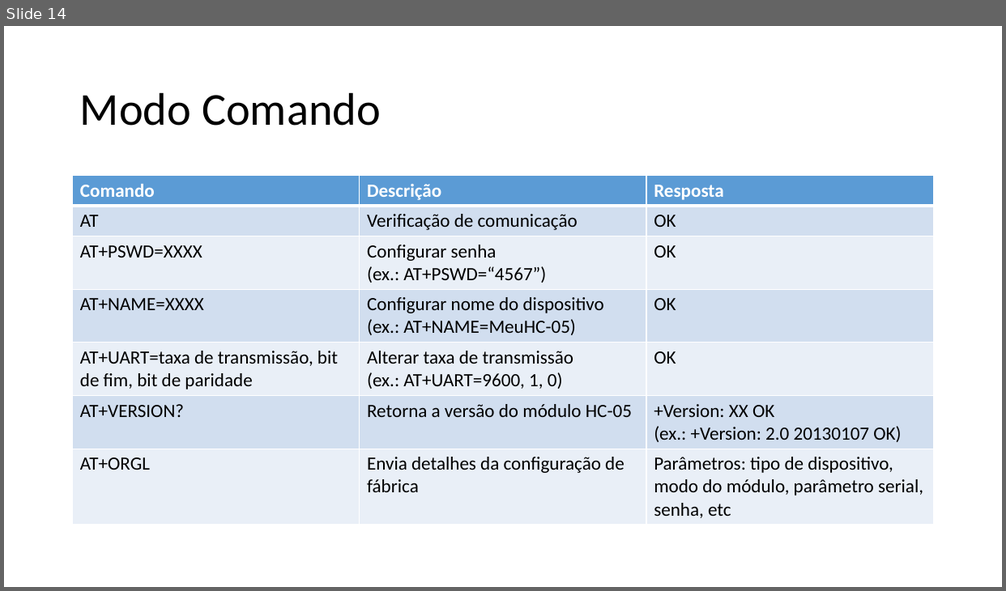
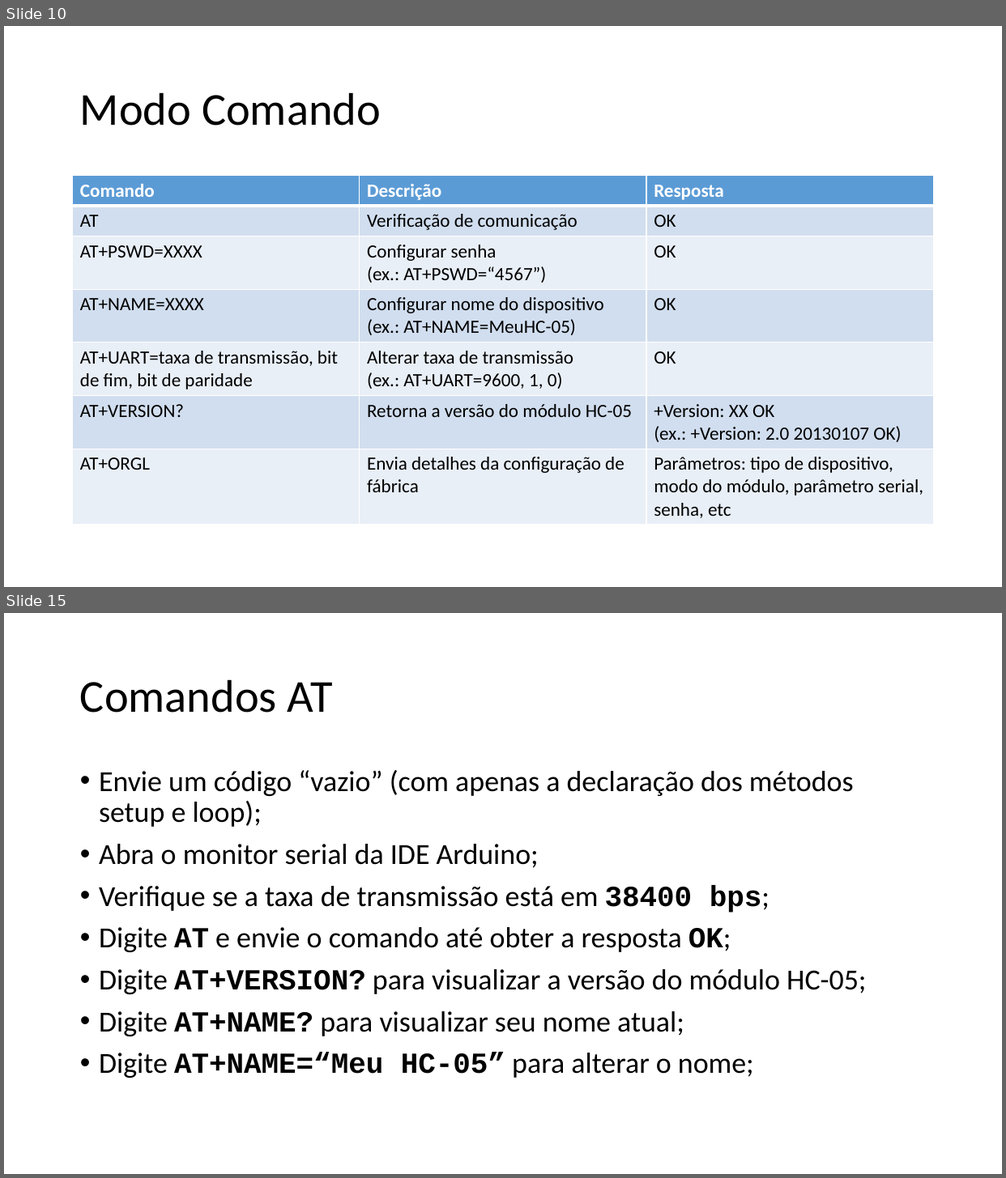
Before and after one commit to salmo-jr/public-slides, a slide deck: arduino-bluetooth.pptx. Shown one above the other, each under a label of ours: slide 14 before the commit, slides 10 and 15 after it; the slides between them are not shown. The pictures are 1006x591 and 1006x1178 pixels, drawn with LibreOffice and Linux fonts; fonts in the diff are those of the drawing. Boxes give left, top, right and bottom in pixels: in the first picture for what was removed or moved away, otherwise in the second. Text is boxed around its words. In the diff, an @@ line names an element or a change of style, - is before the commit and + after.

```diff
--- a/arduino-bluetooth.pptx
+++ b/arduino-bluetooth.pptx
@@ slide 15 added at (4, 613, 1002, 1174), background #FFFFFF @@
@@ title added at (80, 679, 333, 713), 44 pt, text #000000 @@
+Comandos AT
@@ text added at (99, 770, 866, 1078), 28 pt, text #000000 @@
+• Envie um código “vazio” (com apenas a declaração dos métodos setup e loop);
+• Abra o monitor serial da IDE Arduino;
+• Verifique se a taxa de transmissão está em 38400 bps;
+• Digite AT e envie o comando até obter a resposta OK;
+• Digite AT+VERSION? para visualizar a versão do módulo HC-05;
+• Digite AT+NAME? para visualizar seu nome atual;
+• Digite AT+NAME=“Meu HC-05” para alterar o nome;
@@ what was slide 14 is now slide 10 @@
```
Also in this commit, not shown: 8 slides changed, 18 other slides added, 1 slide removed, 5 other files.
